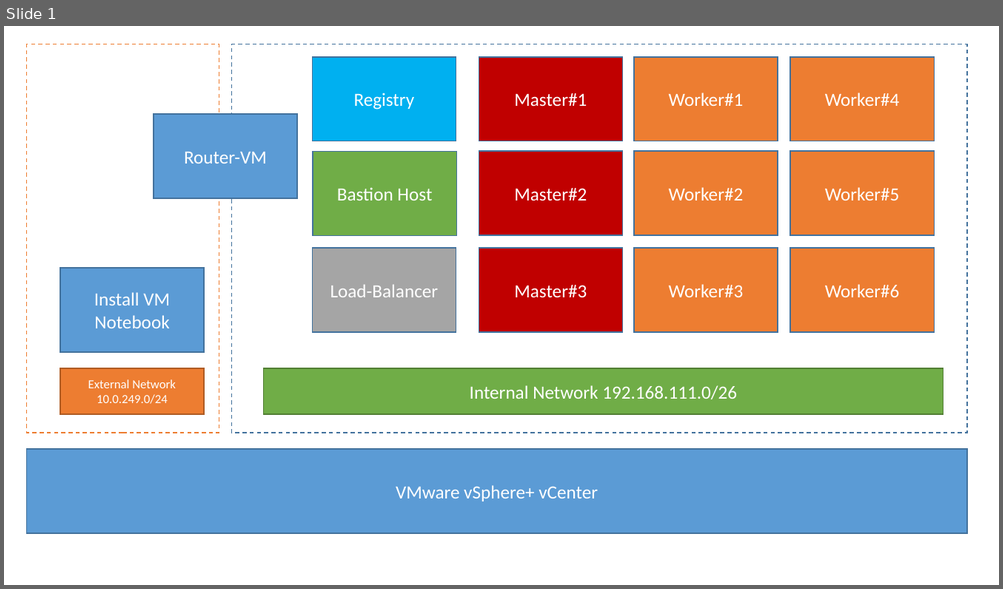
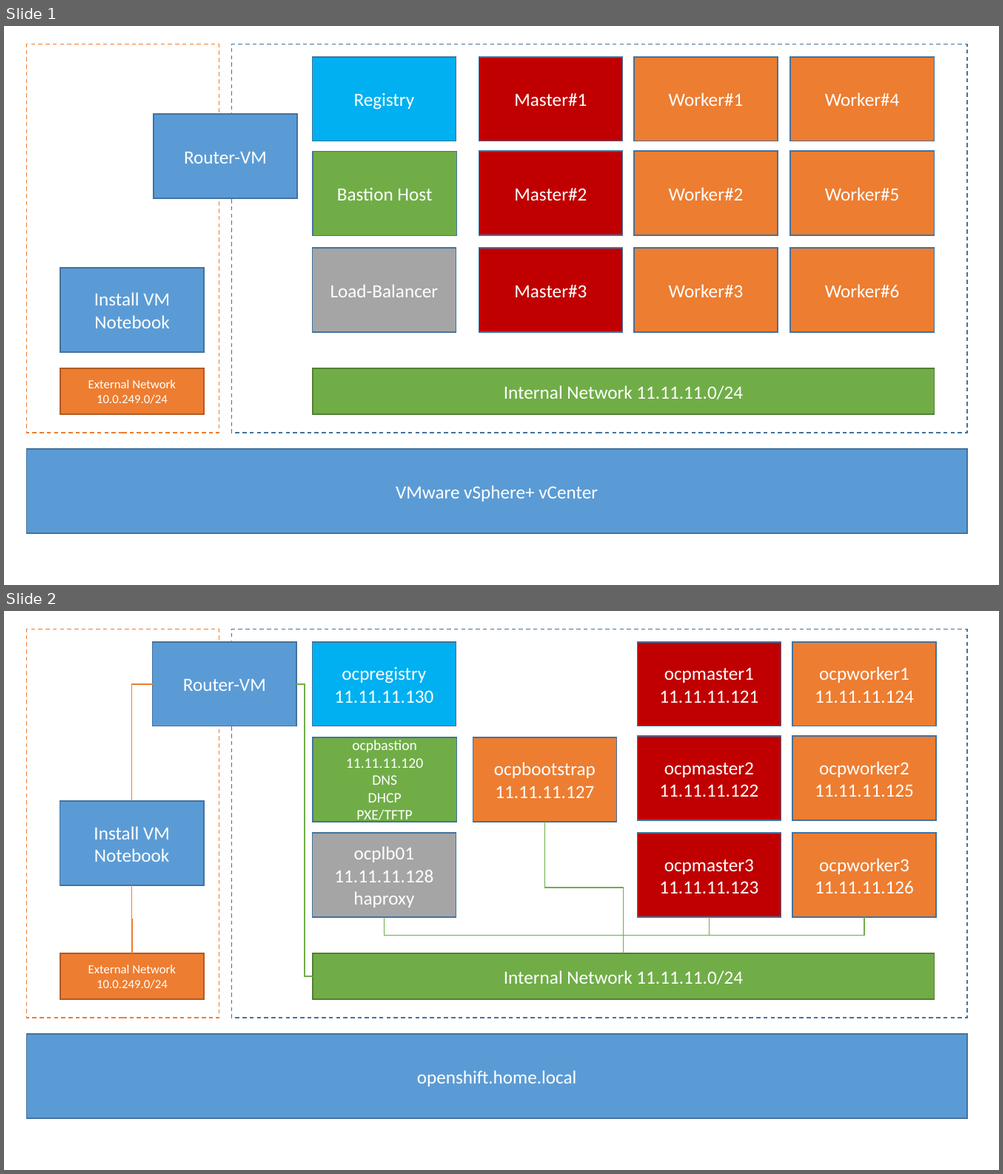
Before and after one commit to Patthecat249/automated-openshift-installation, a slide deck: Architecture-Overview.pptx. Shown one above the other, each under a label of ours: slide 1 before the commit, slides 1 and 2 after it. The pictures are 1003x589 and 1003x1174 pixels, drawn with LibreOffice and Linux fonts; fonts in the diff are those of the drawing. Boxes give left, top, right and bottom in pixels: in the first picture for what was removed or moved away, otherwise in the second. Text is boxed around its words. In the diff, an @@ line names an element or a change of style, - is before the commit and + after.

```diff
--- a/Architecture-Overview.pptx
+++ b/Architecture-Overview.pptx
@@ slide 2 added at box(4, 611, 999, 1170), background #FFFFFF @@
@@ rectangle added at box(26, 629, 219, 1019), outline #ED7D31 1 pt dashed @@
@@ rectangle added at box(232, 629, 967, 1019), outline #43739E 1 pt dashed @@
@@ rectangle added at box(153, 642, 296, 726), fill #5B9BD5, outline #43739E 1 pt, 18 pt, text #FFFFFF @@
+Router-VM
@@ rectangle added at box(312, 642, 456, 726), fill #00B0F0, outline #43739E 1 pt, 18 pt, text #FFFFFF @@
+ocpregistry
+11.11.11.130
@@ rectangle added at box(637, 642, 782, 726), fill #C00000, outline #43739E 1 pt, 18 pt, text #FFFFFF @@
+ocpmaster1
+11.11.11.121
@@ rectangle added at box(793, 642, 936, 726), fill #ED7D31, outline #43739E 1 pt, 18 pt, text #FFFFFF @@
+ocpworker1
+11.11.11.124
@@ elbow line added from (131, 801) to (153, 684), #ED7D31 1 pt @@
@@ elbow line added from (313, 977) to (296, 684), #70AD47 1 pt @@
@@ rectangle added at box(313, 738, 457, 822), fill #70AD47, outline #43739E 1 pt, 14 pt, text #FFFFFF @@
+ocpbastion
+11.11.11.120
+DNS
+DHCP
+PXE/TFTP
@@ rectangle added at box(472, 738, 617, 822), fill #ED7D31, outline #43739E 1 pt, 18 pt, text #FFFFFF @@
+ocpbootstrap
+11.11.11.127
@@ rectangle added at box(637, 736, 782, 820), fill #C00000, outline #43739E 1 pt, 18 pt, text #FFFFFF @@
+ocpmaster2
+11.11.11.122
@@ rectangle added at box(793, 736, 936, 820), fill #ED7D31, outline #43739E 1 pt, 18 pt, text #FFFFFF @@
+ocpworker2
+11.11.11.125
@@ rectangle added at box(60, 801, 204, 886), fill #5B9BD5, outline #43739E 1 pt, 18 pt, text #FFFFFF @@
+Install VM
+Notebook
@@ elbow line added from (623, 954) to (545, 822), #70AD47 1 pt @@
@@ rectangle added at box(312, 833, 456, 917), fill #A5A5A5, outline #43739E 1 pt, 18 pt, text #FFFFFF @@
+ocplb01
+11.11.11.128
+haproxy
@@ rectangle added at box(637, 833, 782, 917), fill #C00000, outline #43739E 1 pt, 18 pt, text #FFFFFF @@
+ocpmaster3
+11.11.11.123
@@ rectangle added at box(793, 833, 936, 917), fill #ED7D31, outline #43739E 1 pt, 18 pt, text #FFFFFF @@
+ocpworker3
+11.11.11.126
@@ elbow line added from (132, 954) to (131, 886), #ED7D31 1 pt @@
@@ elbow line added from (623, 954) to (384, 917), #70AD47 1 pt @@
@@ elbow line added from (623, 954) to (709, 917), #70AD47 1 pt @@
@@ elbow line added from (623, 954) to (865, 917), #70AD47 1 pt @@
@@ rectangle added at box(60, 954, 204, 999), fill #ED7D31, outline #AF5C24 1 pt, 12 pt, text #FFFFFF @@
+External Network 10.0.249.0/24
@@ rectangle added at box(313, 954, 934, 999), fill #70AD47, outline #538035 1 pt, 18 pt, text #FFFFFF @@
+Internal Network 11.11.11.0/24
@@ rectangle added at box(26, 1035, 967, 1119), fill #5B9BD5, outline #43739E 1 pt, 18 pt, text #FFFFFF @@
+openshift.home.local
@@ slide 1 changed as well @@
@@ rectangle "Internal Network 11.11.11.0/24": place and size @@
-rectangle "Internal Network 11.11.11.0/24" at box(264, 369, 943, 414)
+rectangle "Internal Network 11.11.11.0/24" at box(313, 369, 934, 414)
@@ text in rectangle at box(504, 386, 743, 400): text changed @@
-Internal Network 192.168.111.0/26
+Internal Network 11.11.11.0/24
```
Also in this commit, not shown: 1 other file.
